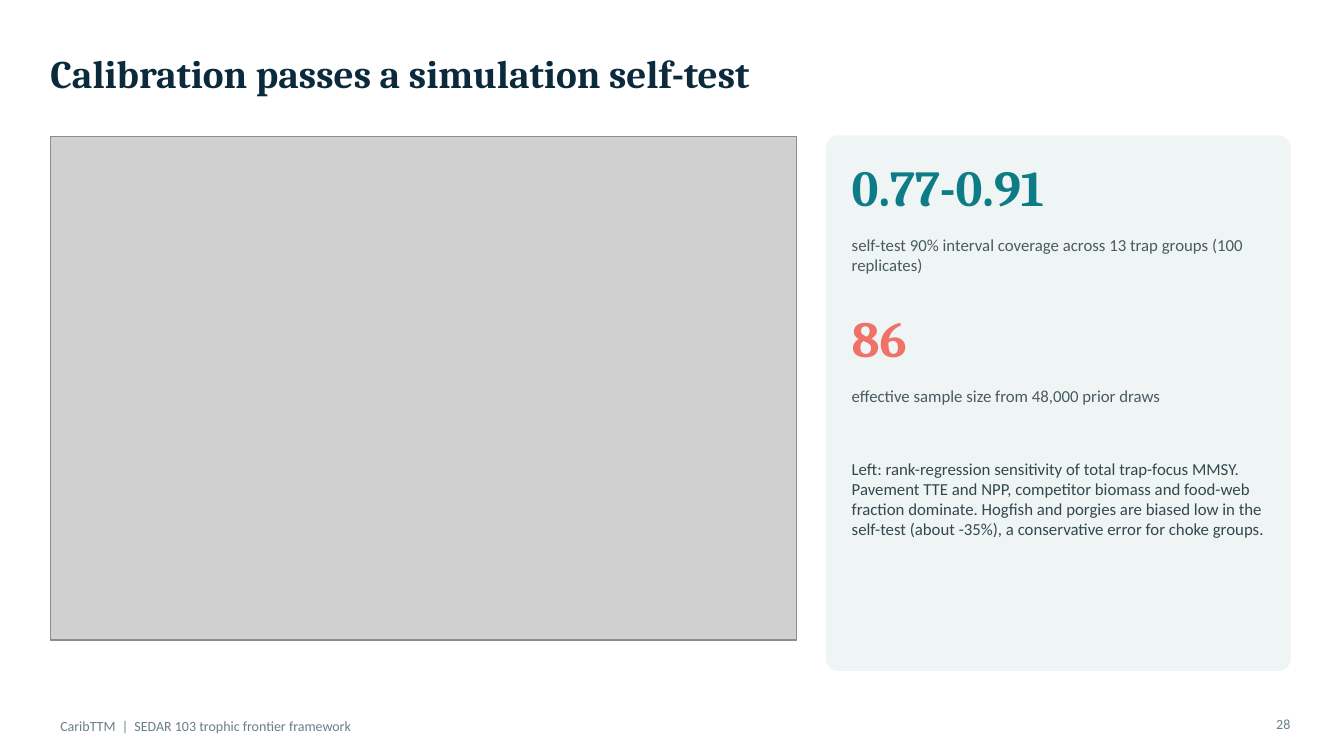
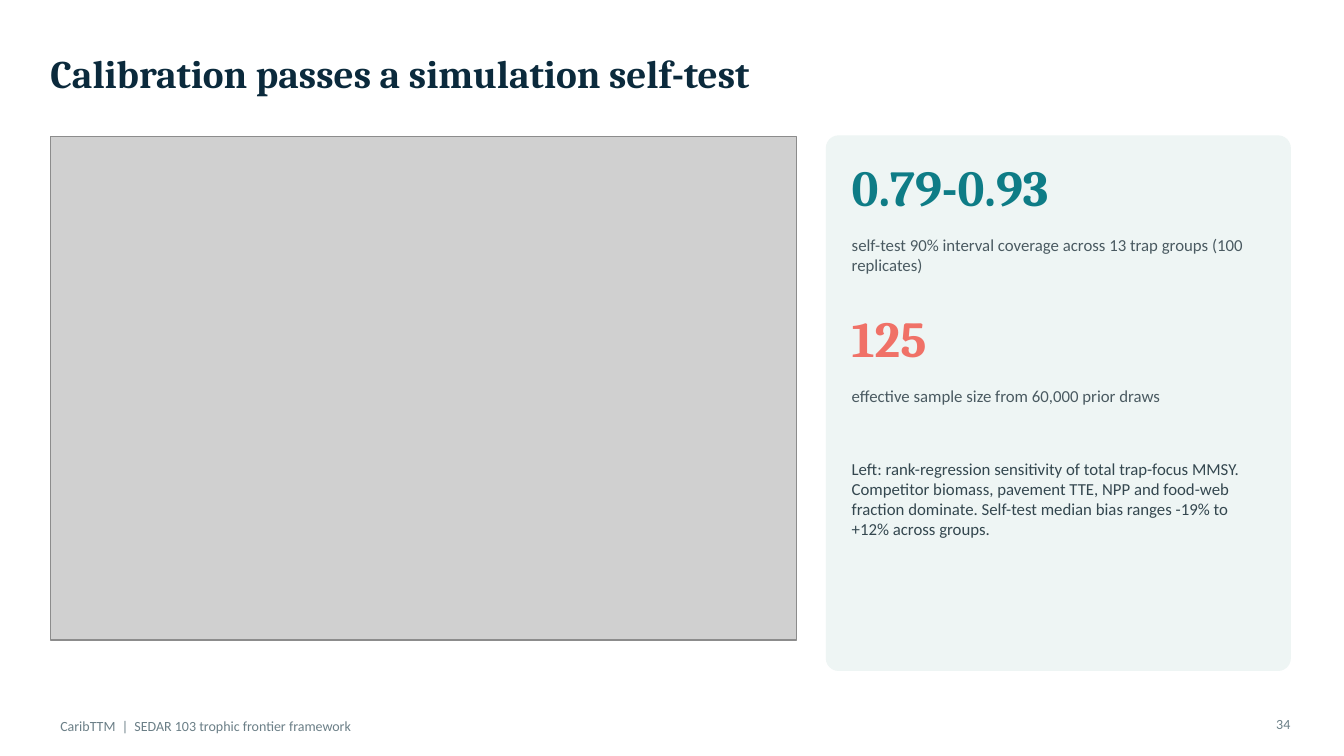
Before and after one commit to mattwoodstock/CaribTrophicTransfer, a slide deck: slide 34 of docs/presentation/CaribTTM_StCroix_Trap.pptx (slide 28 before the commit). Drawn at 1344x756 pixels with LibreOffice and Linux fonts; fonts in the diff are those of the drawing; grey boxes stand for pictures. Boxes give left, top, right and bottom in pixels: in the first picture for what was removed or moved away, otherwise in the second. Text is boxed around its words. In the diff, an @@ line names an element or a change of style, - is before the commit and + after.

```diff
--- a/docs/presentation/CaribTTM_StCroix_Trap.pptx
+++ b/docs/presentation/CaribTTM_StCroix_Trap.pptx
@@ text at <box>852,172,1049,207</box>: text changed @@
-0.77-0.91
+0.79-0.93
@@ text at <box>852,323,927,358</box>: text changed @@
-86
+125
@@ text at <box>852,390,1160,405</box>: text changed @@
-effective sample size from 48,000 prior draws
+effective sample size from 60,000 prior draws
@@ text at <box>852,463,1239,538</box>: text changed @@
-Left: rank-regression sensitivity of total trap-focus MMSY. Pavement TTE and NPP, competitor biomass and food-web fraction dominate. Hogfish and porgies are biased low in the self-test (about -35%), a conservative error for choke groups.
+Left: rank-regression sensitivity of total trap-focus MMSY. Competitor biomass, pavement TTE, NPP and food-web fraction dominate. Self-test median bias ranges -19% to +12% across groups.
@@ page number at <box>1276,720,1290,729</box>: text changed @@
-28
+34
```
Also in this commit, not shown: 13 other slides changed, 6 slides added, 11 other files.
